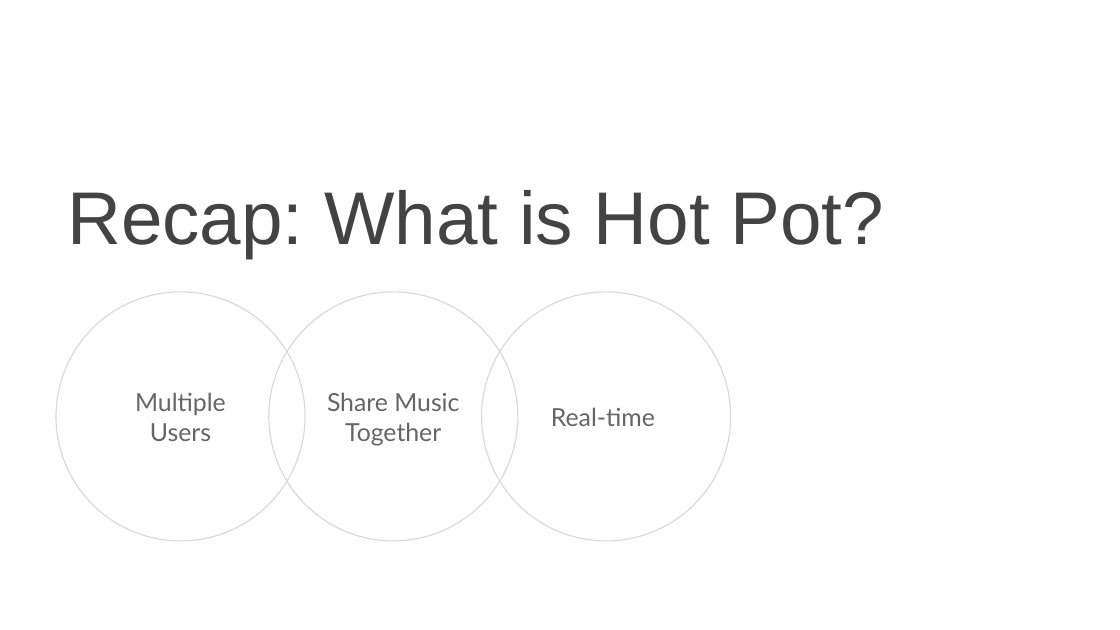
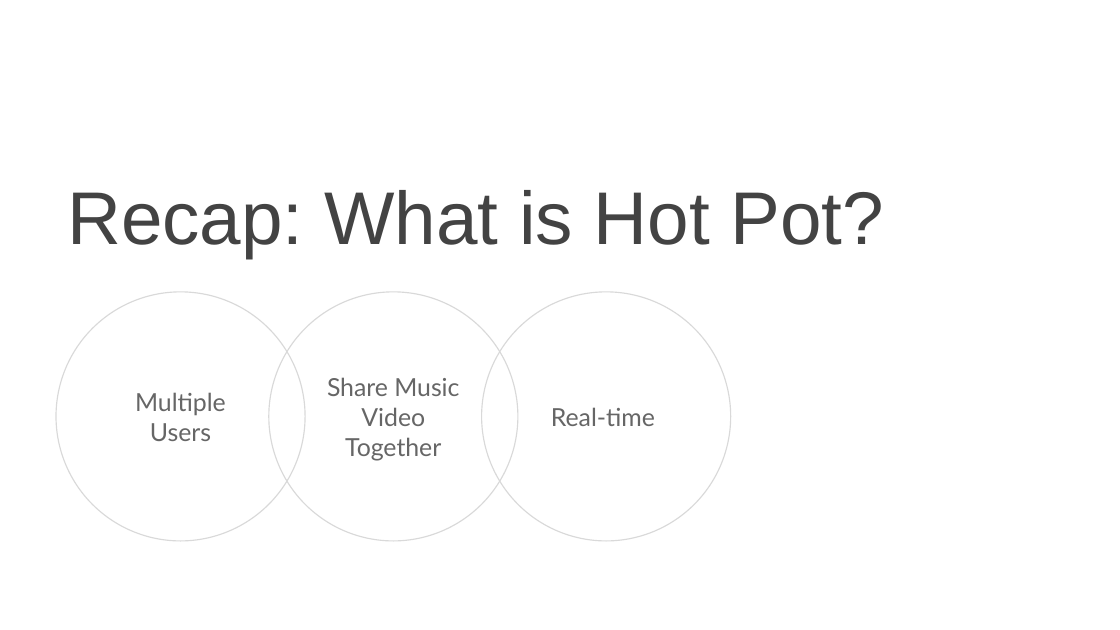
Before and after one commit to nkjack/17437-hot-pot-music-share, a slide deck: slide 2 of sprint-presentations/1119_WebApp_presentation.pptx. Drawn at 1120x630 pixels with LibreOffice and Linux fonts; fonts in the diff are those of the drawing; background and template pictures are left out. Boxes give left, top, right and bottom in pixels: in the first picture for what was removed or moved away, otherwise in the second. Text is boxed around its words. In the diff, an @@ line names an element or a change of style, - is before the commit and + after.

```diff
--- a/sprint-presentations/1119_WebApp_presentation.pptx
+++ b/sprint-presentations/1119_WebApp_presentation.pptx
@@ text in ellipse at (327,377,459,461): text changed @@
-Share Music Together
+Share Music Video Together
```
Also in this commit, not shown: 3 other slides changed, 5 slides added, 4 slides removed, 5 other files.
